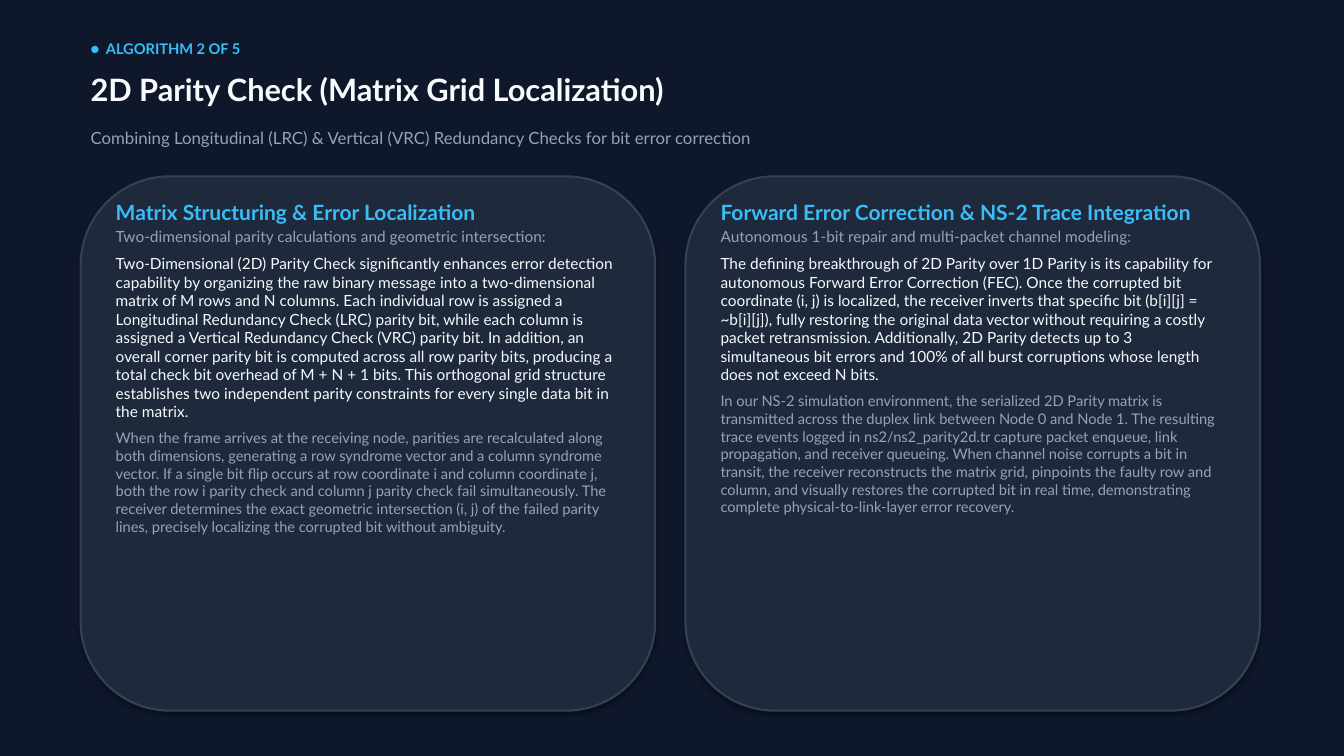
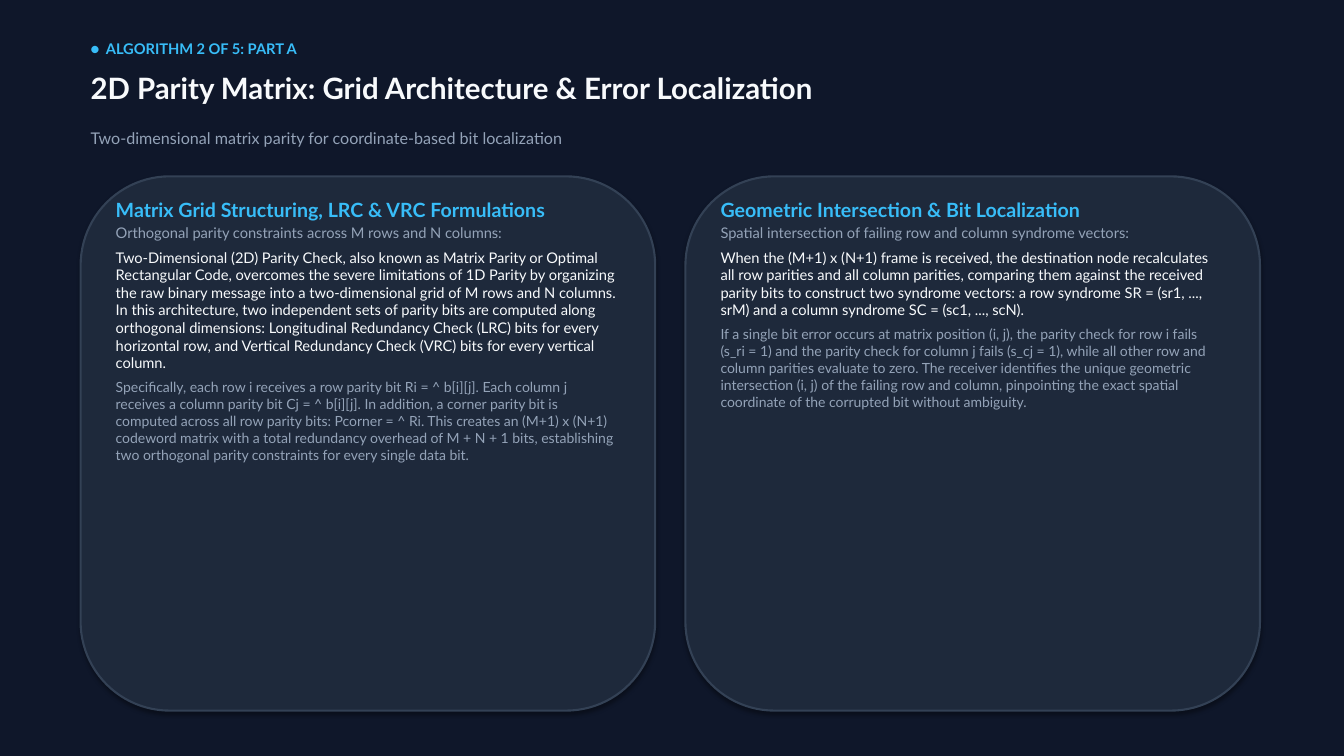
Before and after one commit to Amanyadav201205/errordetection, a slide deck: slide 6 of Error_Detection_and_Correction_Presentation.pptx (slide 5 before the commit). Drawn at 1344x756 pixels with LibreOffice and Linux fonts; fonts in the diff are those of the drawing. Boxes give left, top, right and bottom in pixels: in the first picture for what was removed or moved away, otherwise in the second. Text is boxed around its words. In the diff, an @@ line names an element or a change of style, - is before the commit and + after.

Commit message:
Expand presentation to 18-slide master edition with exhaustive explanations and dedicated theory & NS-2 slides for each technique

```diff
--- a/Error_Detection_and_Correction_Presentation.pptx
+++ b/Error_Detection_and_Correction_Presentation.pptx
@@ text at box(106, 43, 297, 54): text changed @@
-● ALGORITHM 2 OF 5
+● ALGORITHM 2 OF 5: PART A
@@ text at box(91, 77, 813, 104): text changed; size 22 to 21 pt @@
-2D Parity Check (Matrix Grid Localization)
+2D Parity Matrix: Grid Architecture & Error Localization
@@ text at box(91, 132, 563, 147): text changed; size 12 to 11.5 pt @@
-Combining Longitudinal (LRC) & Vertical (VRC) Redundancy Checks for bit error correction
+Two-dimensional matrix parity for coordinate-based bit localization
@@ text at box(116, 202, 616, 463): text changed; size 11 to 10.5 pt @@
-Matrix Structuring & Error Localization
-Two-dimensional parity calculations and geometric intersection:
-Two-Dimensional (2D) Parity Check significantly enhances error detection capability by organizing the raw binary message into a two-dimensional matrix of M rows and N columns. Each individual row is assigned a Longitudinal Redundancy Check (LRC) parity bit, while each column is assigned a Vertical Redundancy Check (VRC) parity bit. In addition, an overall corner parity bit is computed across all row parity bits, producing a total check bit overhead of M + N + 1 bits. This orthogonal grid structure establishes two independent parity constraints for every single data bit in the matrix.
-When the frame arrives at the receiving node, parities are recalculated along both dimensions, generating a row syndrome vector and a column syndrome vector. If a single bit flip occurs at row coordinate i and column coordinate j, both the row i parity check and column j parity check fail simultaneously. The receiver determines the exact geometric intersection (i, j) of the failed parity lines, precisely localizing the corrupted bit without ambiguity.
+Matrix Grid Structuring, LRC & VRC Formulations
+Orthogonal parity constraints across M rows and N columns:
+Two-Dimensional (2D) Parity Check, also known as Matrix Parity or Optimal Rectangular Code, overcomes the severe limitations of 1D Parity by organizing the raw binary message into a two-dimensional grid of M rows and N columns. In this architecture, two independent sets of parity bits are computed along orthogonal dimensions: Longitudinal Redundancy Check (LRC) bits for every horizontal row, and Vertical Redundancy Check (VRC) bits for every vertical column.
+Specifically, each row i receives a row parity bit Ri = ^ b[i][j]. Each column j receives a column parity bit Cj = ^ b[i][j]. In addition, a corner parity bit is computed across all row parity bits: Pcorner = ^ Ri. This creates an (M+1) x (N+1) codeword matrix with a total redundancy overhead of M + N + 1 bits, establishing two orthogonal parity constraints for every single data bit.
@@ text at box(721, 202, 1208, 410): text changed; size 11 to 10 pt @@
-Forward Error Correction & NS-2 Trace Integration
-Autonomous 1-bit repair and multi-packet channel modeling:
-The defining breakthrough of 2D Parity over 1D Parity is its capability for autonomous Forward Error Correction (FEC). Once the corrupted bit coordinate (i, j) is localized, the receiver inverts that specific bit (b[i][j] = ~b[i][j]), fully restoring the original data vector without requiring a costly packet retransmission. Additionally, 2D Parity detects up to 3 simultaneous bit errors and 100% of all burst corruptions whose length does not exceed N bits.
-In our NS-2 simulation environment, the serialized 2D Parity matrix is transmitted across the duplex link between Node 0 and Node 1. The resulting trace events logged in ns2/ns2_parity2d.tr capture packet enqueue, link propagation, and receiver queueing. When channel noise corrupts a bit in transit, the receiver reconstructs the matrix grid, pinpoints the faulty row and column, and visually restores the corrupted bit in real time, demonstrating complete physical-to-link-layer error recovery.
+Geometric Intersection & Bit Localization
+Spatial intersection of failing row and column syndrome vectors:
+When the (M+1) x (N+1) frame is received, the destination node recalculates all row parities and all column parities, comparing them against the received parity bits to construct two syndrome vectors: a row syndrome SR = (sr1, ..., srM) and a column syndrome SC = (sc1, ..., scN).
+If a single bit error occurs at matrix position (i, j), the parity check for row i fails (s_ri = 1) and the parity check for column j fails (s_cj = 1), while all other row and column parities evaluate to zero. The receiver identifies the unique geometric intersection (i, j) of the failing row and column, pinpointing the exact spatial coordinate of the corrupted bit without ambiguity.
```
Also in this commit, not shown: 11 other slides changed, 6 slides added, 6 other files.
